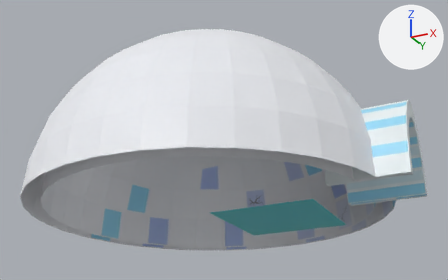
Renders of the glTF model glbigloo/igloo.gltf from each side of a commit.
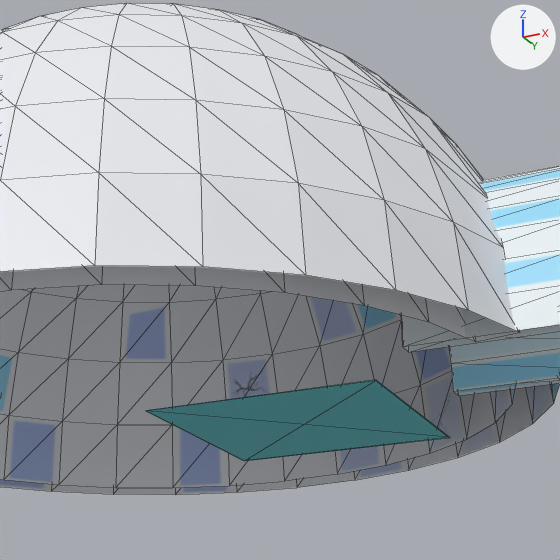
Old and new are each drawn whole from a 50 mm camera at (15.64, -29.48, -9.09) aimed at (0.73, 0.33, 4.32) and again close up on the part from 32% to 88% of the width and 10% to 100% of the height. Arrows for +X, +Y and +Z are at upper right; the lights stay in place. The close-ups show mesh edges as thin lines. Where no turn or scale is listed for an object, it has been applied to the vertices.
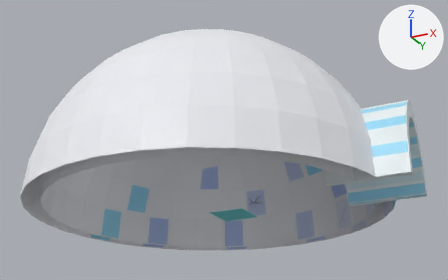
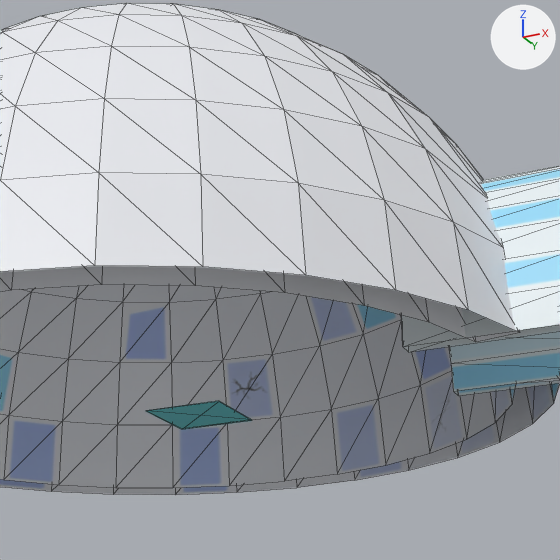
Boxes [x1, y1, x2, y2] around the edits, measured in the close-ups (560 x 560 px):
'Cube', moved, rescaled (65% narrower, 63% shorter): before [146, 380, 450, 461]; after [146, 401, 252, 430]

What the commit changed:
Object 'Cube' (ob_cube) moves from (3.0, 3.0, 0.0) to (1.0, 1.0, 0.0).
Object 'Cube' (ob_cube) is rescaled from (3.0, 3.0, 0.01) to (1.0, 1.0, 0.01).
